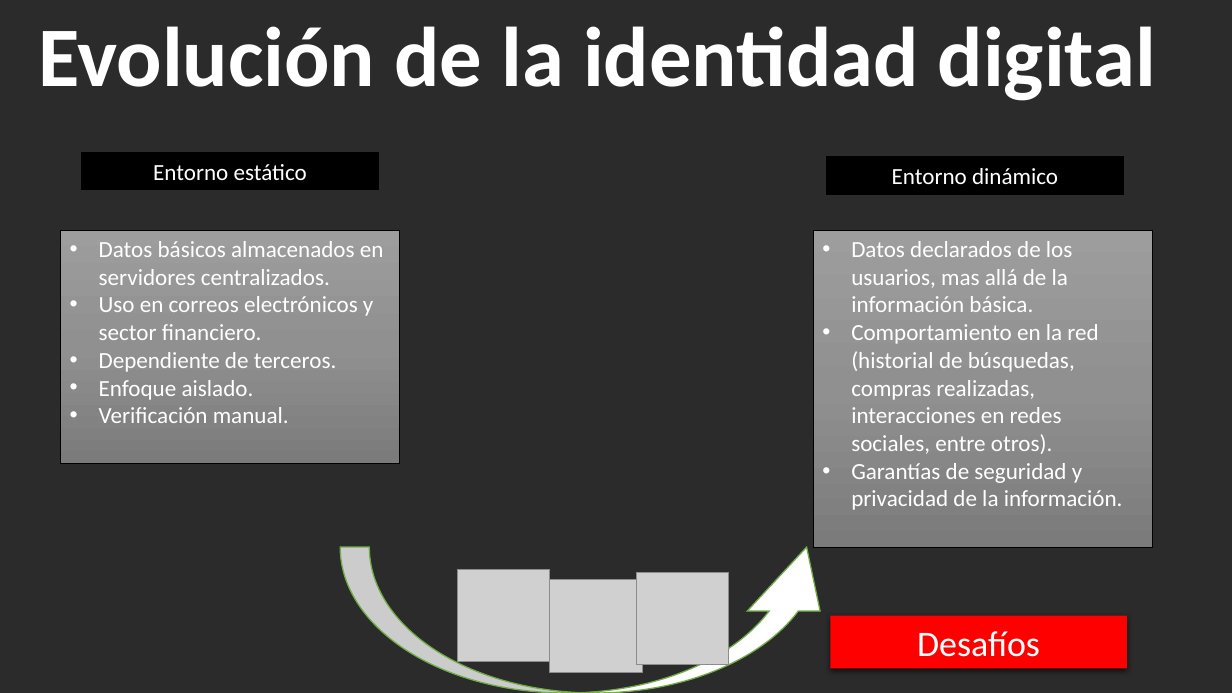
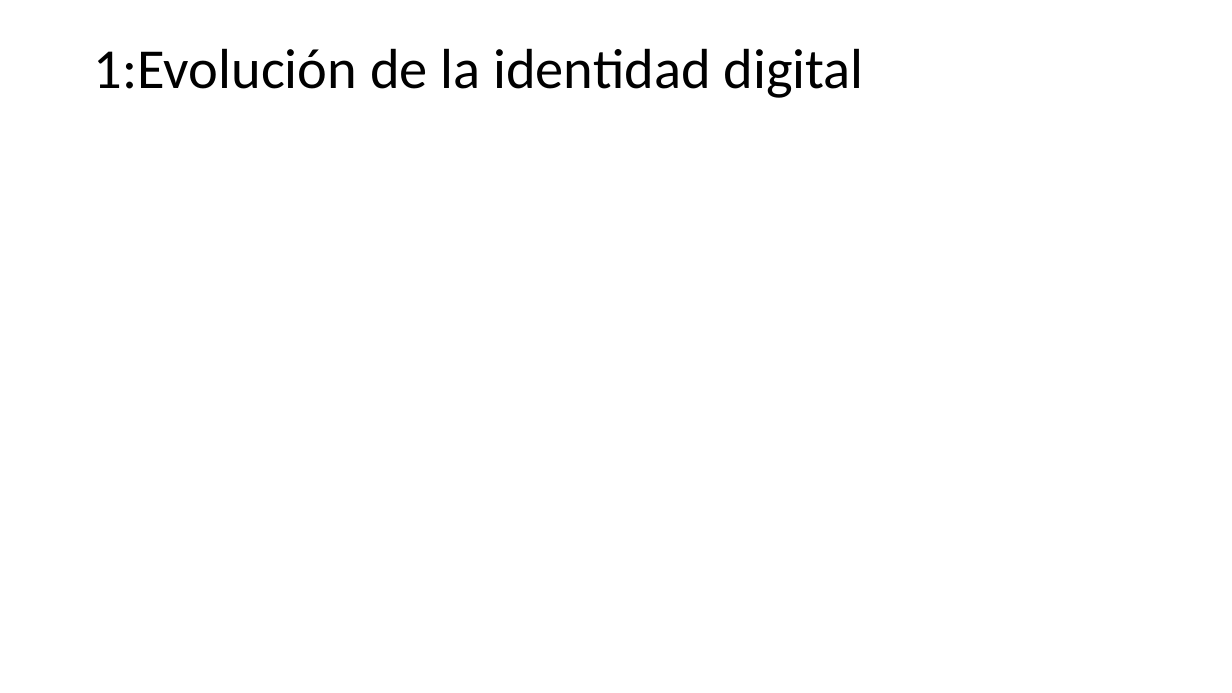
Before and after one commit to jaiderospina/Gesti-n-de-Ciberseguridad_2024_2, a slide deck: slide 3 of Grupo 3/Presentación identidad digital.pptx. Drawn at 1232x693 pixels with LibreOffice and Linux fonts; fonts in the diff are those of the drawing; grey boxes stand for pictures; background and template pictures are left out; a plain dark background stands for a picture behind light text. Boxes give left, top, right and bottom in pixels: in the first picture for what was removed or moved away, otherwise in the second. Text is boxed around its words. In the diff, an @@ line names an element or a change of style, - is before the commit and + after.

```diff
--- a/Grupo 3/Presentación identidad digital.pptx
+++ b/Grupo 3/Presentación identidad digital.pptx
@@ background picture (left out) to #FFFFFF @@
@@ title "1:Evolución de la identidad digital" at [94,48,864,98]: vertical alignment top to middle @@
@@ title at [94,48,864,98]: text changed; size 66 to 44 pt; text colour #FFFFFF to #000000; bold off @@
-Evolución de la identidad digital
+1:Evolución de la identidad digital
@@ rectangle removed at [82,152,379,189] @@
-Entorno estático
@@ rectangle removed at [827,157,1124,194] @@
-Entorno dinámico
@@ rectangle removed at [61,230,400,463] @@
-• Datos básicos almacenados en servidores centralizados.
-• Uso en correos electrónicos y sector financiero.
-• Dependiente de terceros.
-• Enfoque aislado.
-• Verificación manual.
@@ rectangle removed at [813,230,1153,547] @@
-• Datos declarados de los usuarios, mas allá de la información básica.
-• Comportamiento en la red (historial de búsquedas, compras realizadas, interacciones en redes sociales, entre otros).
-• Garantías de seguridad y privacidad de la información.
@@ curved up arrow removed at [340,547,843,693] @@
@@ picture removed at [457,569,550,662] @@
@@ picture removed at [550,580,642,673] @@
@@ picture removed at [636,572,728,665] @@
@@ rectangle removed at [831,616,1128,668] @@
-Desafíos
```
Also in this commit, not shown: 4 other slides changed, 1 slide added, 1 slide removed.
